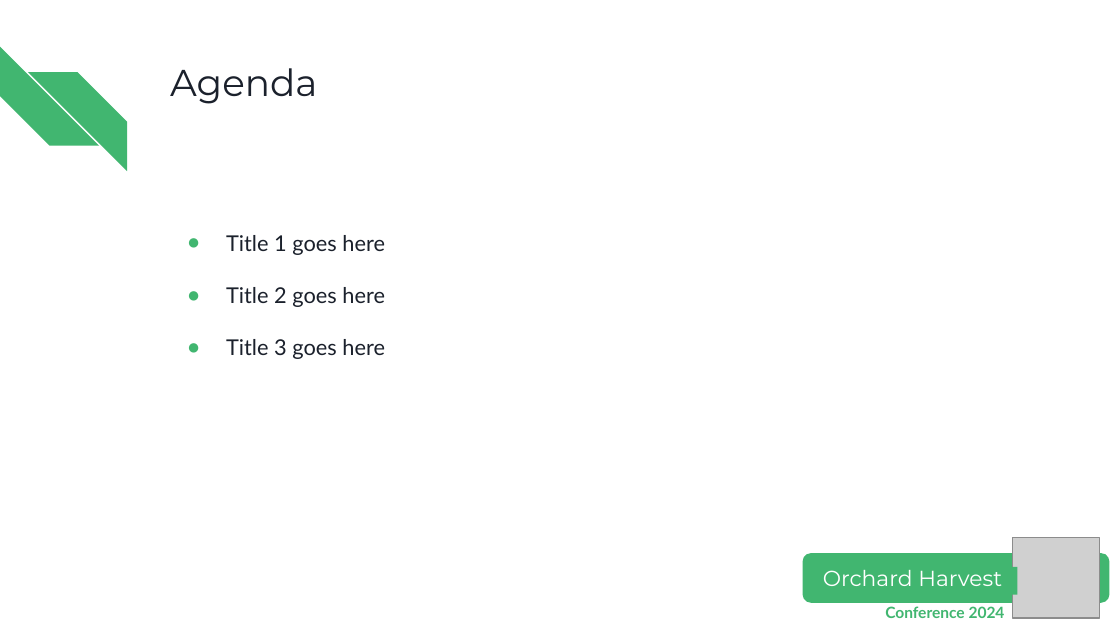
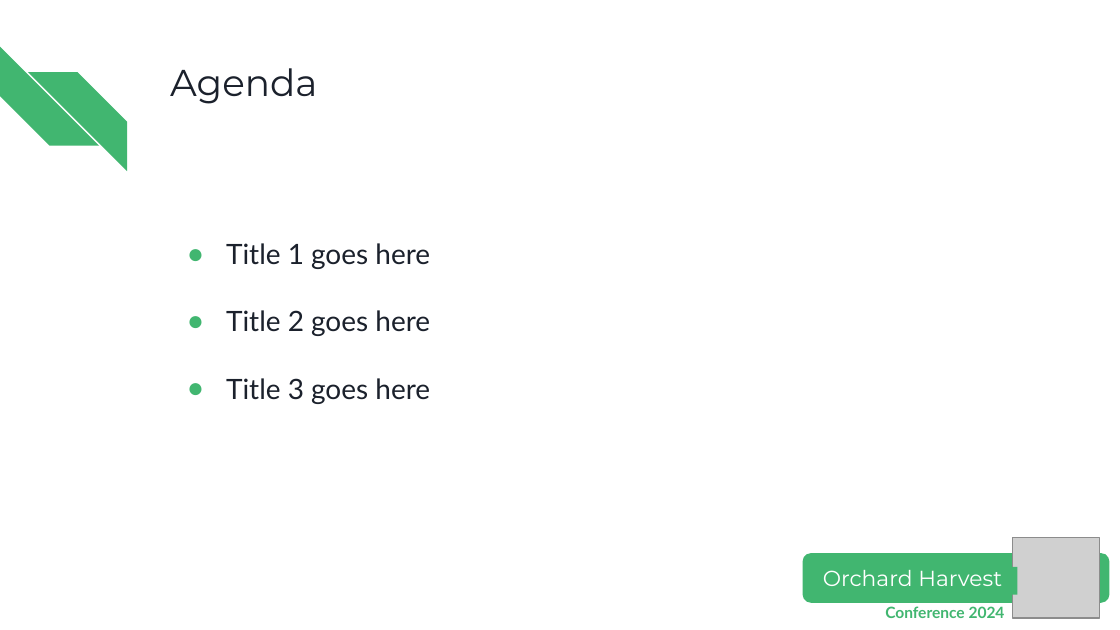
Before and after one commit to OrchardCMS/Orchard-Harvest-Speaker-Toolbox, a slide deck: slide 3 of Orchard Harvest 2024 presentation template.pptx. Drawn at 1120x630 pixels with LibreOffice and Linux fonts; fonts in the diff are those of the drawing; grey boxes stand for pictures. Boxes give left, top, right and bottom in pixels: in the first picture for what was removed or moved away, otherwise in the second. Text is boxed around its words. In the diff, an @@ line names an element or a change of style, - is before the commit and + after.

```diff
--- a/Orchard Harvest 2024 presentation template.pptx
+++ b/Orchard Harvest 2024 presentation template.pptx
@@ text "Title 1 goes here" at <box>226,243,430,404</box>: size 14 to 18 pt @@
```
Also in this commit, not shown: 3 other slides changed, 1 slide added.
